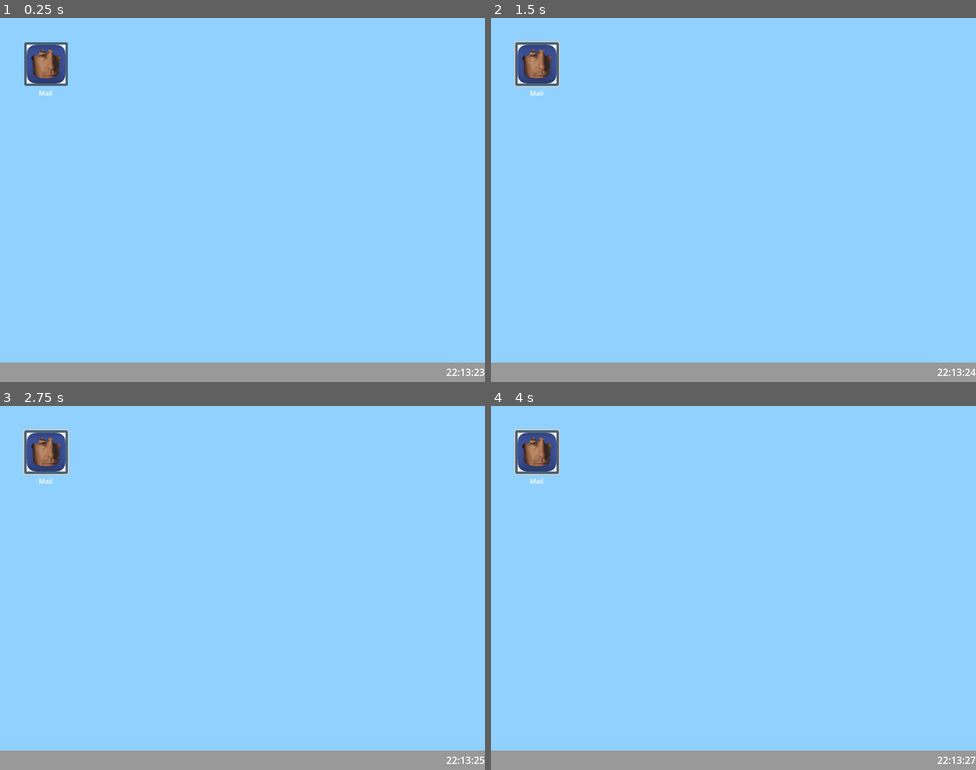
Above: before the commit, frames 1-4 (two rows, left to right).
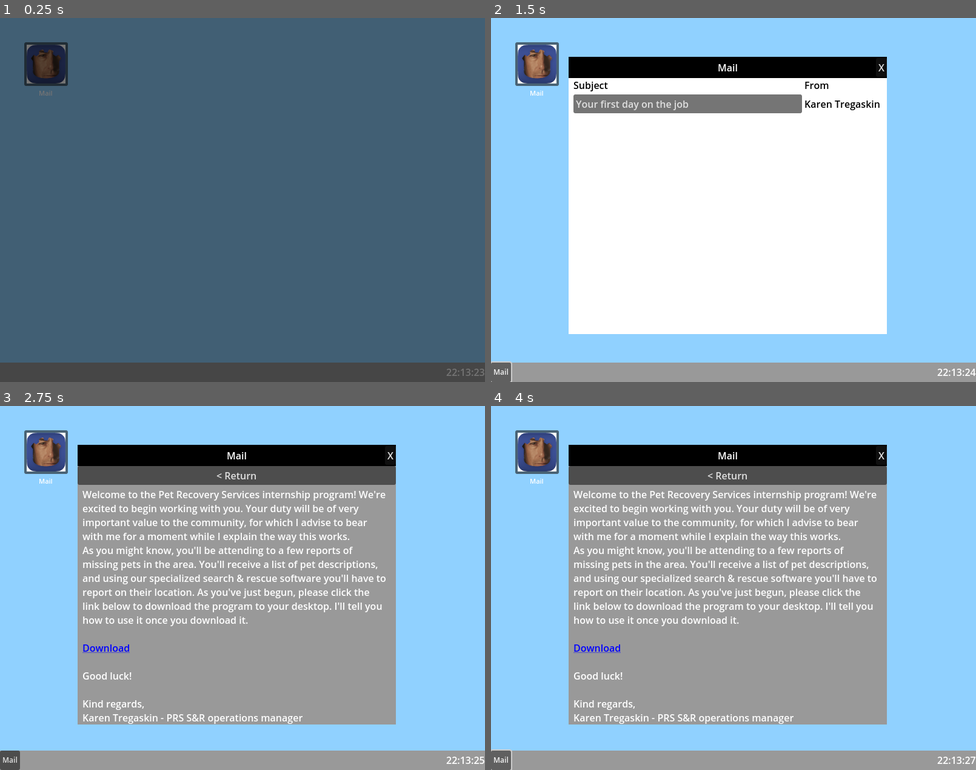
Above: after the commit, the same moments.

Repository: cc-dan/prs
Game: Godot game, scene res://scenes/desktop.tscn
Two runs of this game, one before a commit and one after it. Both use one fixed random seed, a clock stepped at 60 frames per second and the inputs below.
Inputs (mouse positions are in pixels of both pictures, inside the frame that each line leads up to):
- Up to frame 1 (0.25 s): no input
- Up to frame 2 (1.5 s): click (539, 65) at 0.5 s; click (500, 371) at 1.25 s, where only the run after the commit has a clickable "Mail"
- Up to frame 3 (2.75 s): click (198, 493) at 2 s, where only the run after the commit has a clickable "Your first day on the job"
- Up to frame 4 (4 s): click (539, 453) at 2.75 s; click (500, 759) at 3.5 s, where only the run after the commit has a clickable "Mail"

The runs differ from the first frame. In frame 1, 100% of the frame differs, in the area x 0-100%, y 0-100%; in frame 2, 50%; in frame 3, 51%; in frame 4, 51%.
Error before the commit: Parse Error: Identifier "pet" not declared in the current scope. (res://scripts/desktop.gd:153)

Commit message:
Fix en window_world_view

Diff:
--- a/scripts/desktop.gd
+++ b/scripts/desktop.gd
@@ -121,6 +121,7 @@
 	tries -= 1
 	if tries == 0 or pet_names.is_empty():
 		end_game()
+	pet.queue_free()
 
 func _on_end_timer_timeout() -> void:
 	get_tree().quit()
@@ -150,4 +151,3 @@
 func send_mail(_from: String, _subject: String, _body: String):
 	messages.append({ from = _from, subject = _subject, body =  _body })
 	notify_mail.emit(messages.back())
-	pet.queue_free()
